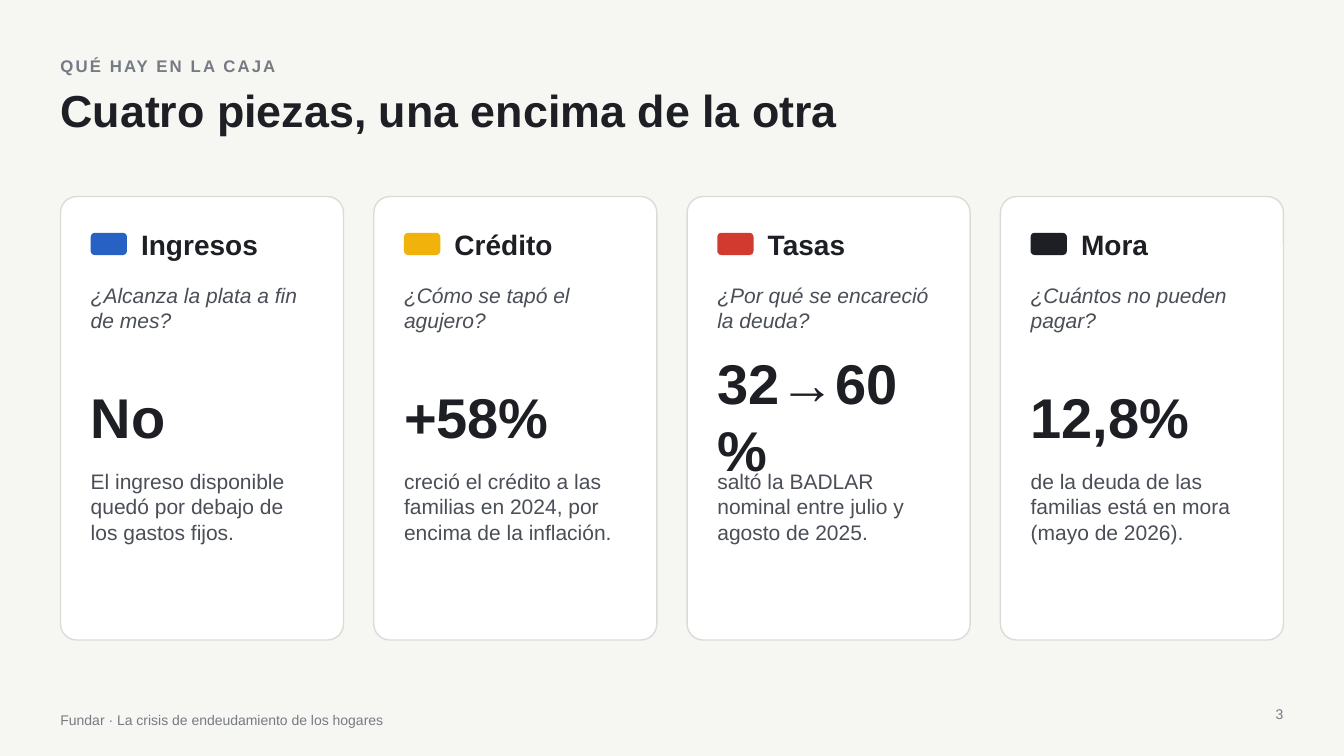
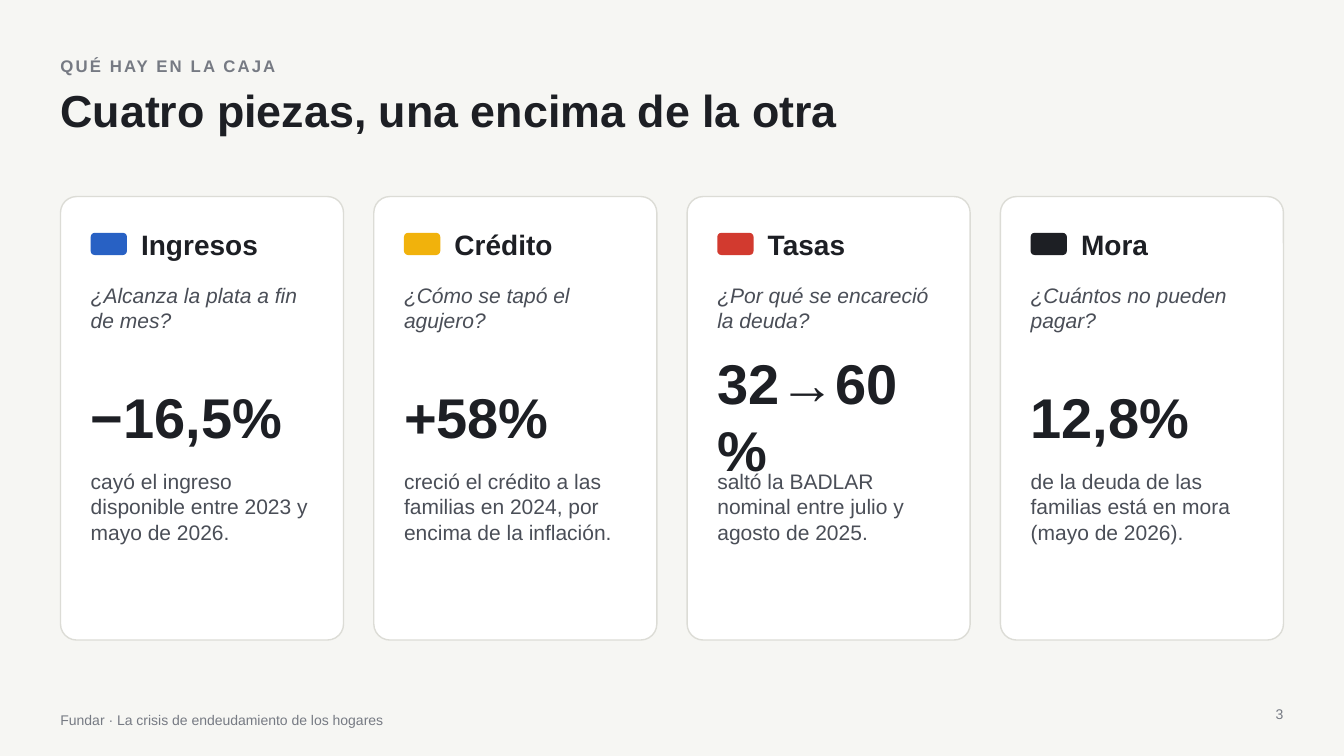
Before and after one commit to elibman36/precios-uber-aeropuertos, a slide deck: slide 3 of presentaciones/crisis_fundar_ladrillos.pptx. Drawn at 1344x756 pixels with LibreOffice and Linux fonts; fonts in the diff are those of the drawing. Boxes give left, top, right and bottom in pixels: in the first picture for what was removed or moved away, otherwise in the second. Text is boxed around its words. In the diff, an @@ line names an element or a change of style, - is before the commit and + after.

```diff
--- a/presentaciones/crisis_fundar_ladrillos.pptx
+++ b/presentaciones/crisis_fundar_ladrillos.pptx
@@ text at (91,399,282,447): text changed @@
-No
+−16,5%
@@ text at (91,473,307,544): text changed @@
-El ingreso disponible quedó por debajo de los gastos fijos.
+cayó el ingreso disponible entre 2023 y mayo de 2026.
```
Also in this commit, not shown: 2 other slides changed, 1 other file.
